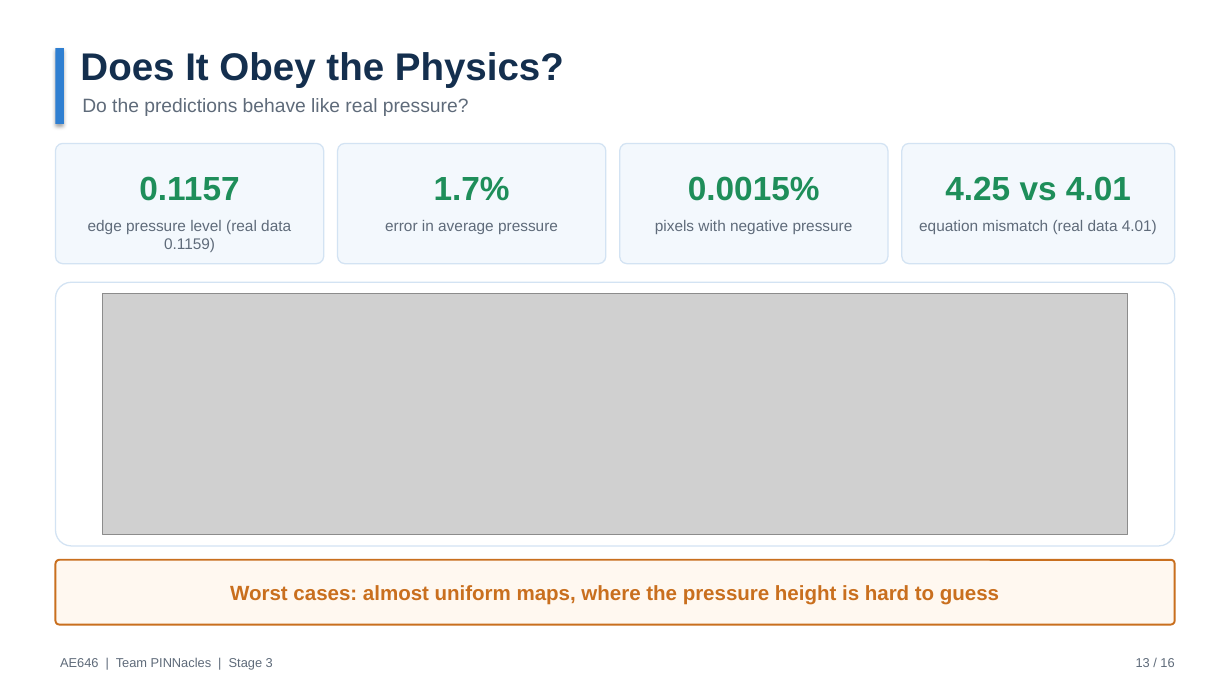
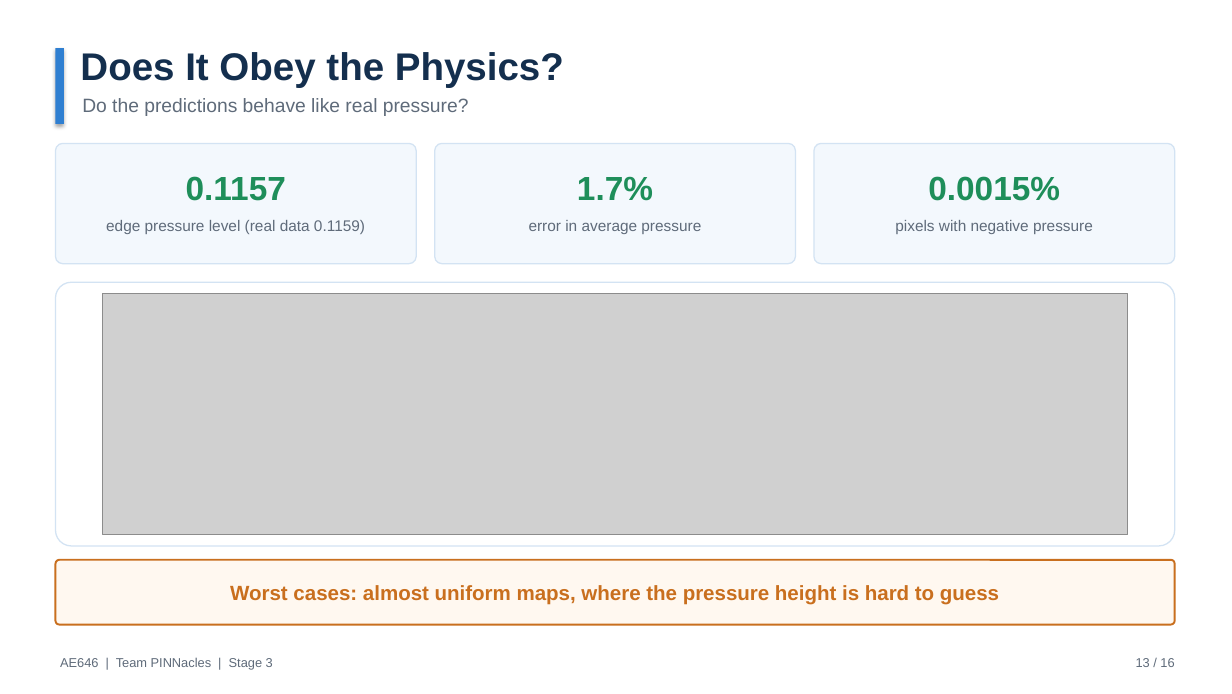
Before and after one commit to ARYAMANN7279/AE646-PINNacles, a slide deck: slide 13 of stage3/PINNacles_Stage3_FinalPresentation.pptx. Drawn at 1232x694 pixels with LibreOffice and Linux fonts; fonts in the diff are those of the drawing; grey boxes stand for pictures. Boxes give left, top, right and bottom in pixels: in the first picture for what was removed or moved away, otherwise in the second. Text is boxed around its words. In the diff, an @@ line names an element or a change of style, - is before the commit and + after.

```diff
--- a/stage3/PINNacles_Stage3_FinalPresentation.pptx
+++ b/stage3/PINNacles_Stage3_FinalPresentation.pptx
@@ rounded rectangle resized from (x1=55, y1=143, x2=324, y2=264) to (x1=55, y1=143, x2=416, y2=264) @@
@@ rounded rectangle resized from (x1=338, y1=143, x2=606, y2=264) to (x1=435, y1=143, x2=795, y2=264) @@
@@ rounded rectangle resized from (x1=620, y1=143, x2=888, y2=264) to (x1=814, y1=143, x2=1175, y2=264) @@
@@ rounded rectangle removed at (x1=902, y1=143, x2=1175, y2=264) @@
@@ text "0.1157" moved from (x1=139, y1=176, x2=239, y2=201) to (x1=186, y1=176, x2=286, y2=201) @@
@@ text "1.7%" moved from (x1=434, y1=176, x2=510, y2=201) to (x1=577, y1=176, x2=653, y2=201) @@
@@ text "0.0015%" moved from (x1=688, y1=176, x2=820, y2=201) to (x1=928, y1=176, x2=1060, y2=201) @@
@@ text removed at (x1=945, y1=176, x2=1131, y2=201) @@
-4.25 vs 4.01
@@ text "edge pressure level (real data ..." rewrapped from (x1=88, y1=220, x2=291, y2=252) to (x1=106, y1=220, x2=365, y2=234) @@
@@ text "error in average pressure" moved from (x1=385, y1=220, x2=558, y2=234) to (x1=529, y1=220, x2=701, y2=234) @@
@@ text "pixels with negative pressure" moved from (x1=655, y1=220, x2=853, y2=234) to (x1=895, y1=220, x2=1093, y2=234) @@
@@ text removed at (x1=919, y1=220, x2=1157, y2=234) @@
-equation mismatch (real data 4.01)
```
Also in this commit, not shown: 2 other files.
